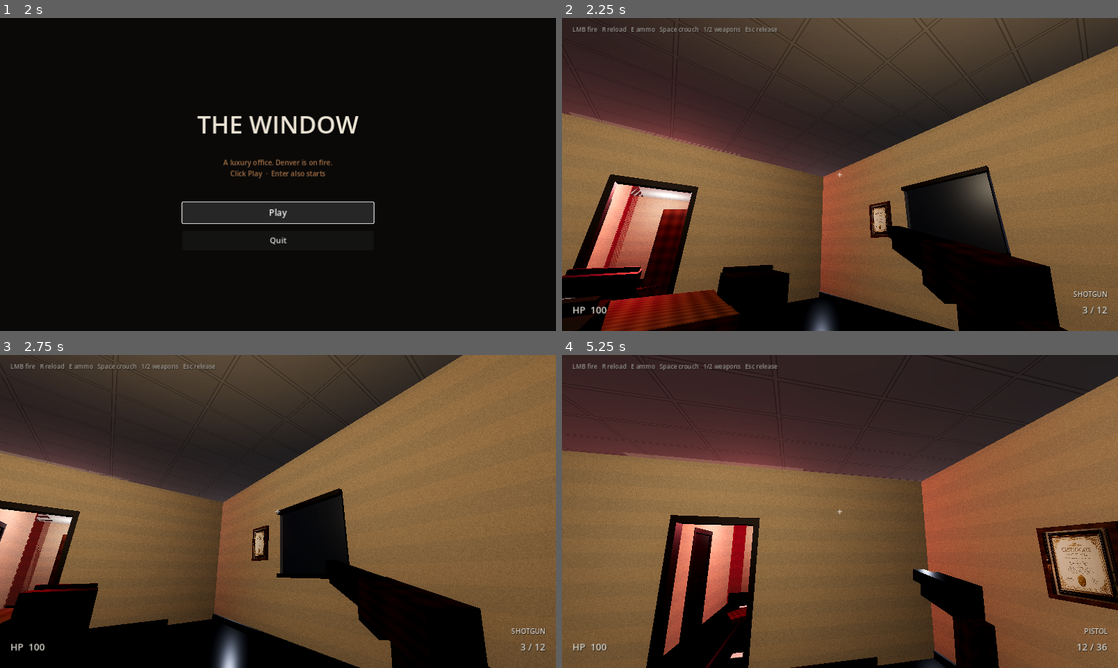
Above: before the commit, frames 1-4 (two rows, left to right).
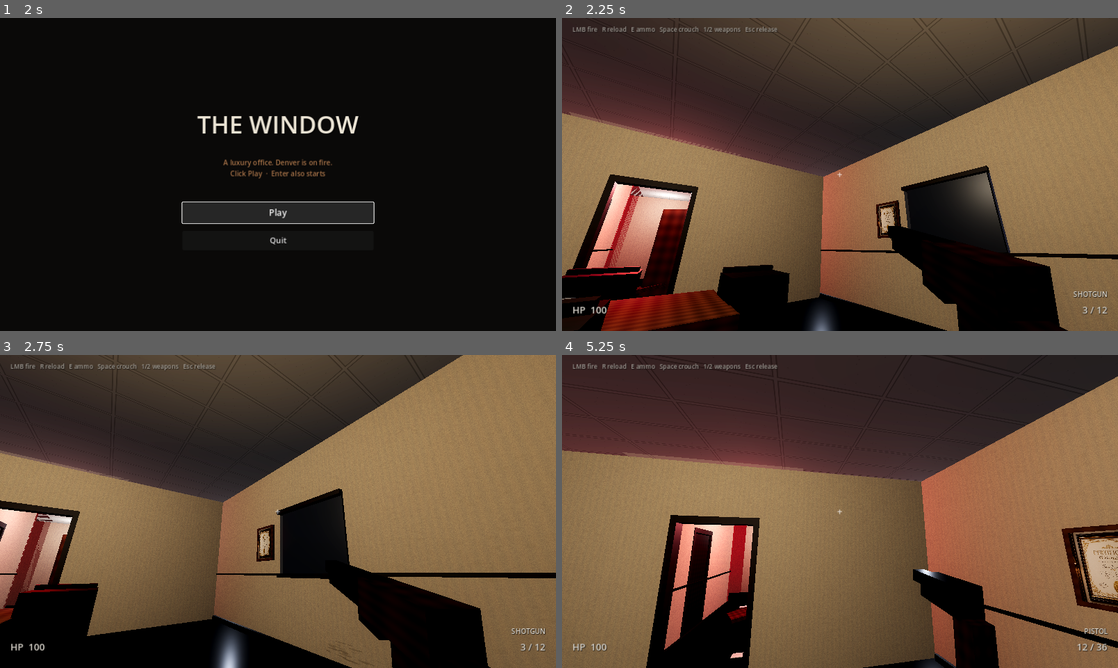
Above: after the commit, the same moments.

Repository: RobleusCaesar/office-greybox
Game: Godot game, scene res://scenes/title.tscn
Same seed, same stepped clock (60 frames per second), same inputs: the game is played once before the commit and once after it.
Inputs (mouse positions are in pixels of both pictures, inside the frame that each line leads up to):
- Up to frame 1 (2 s): click "Play" at 0.5 s; click "Play" at 1.25 s
- Up to frame 2 (2.25 s): tap Enter (ui_accept) at 2 s; move the mouse to (962, 158) at 2.02 s; hold D (move_right) from 2.03 s (still down); hold Space (crouch) from 2.03 s (still down); click (962, 158) at 2.17 s
- Up to frame 3 (2.75 s): keep holding D (move_right); keep holding Space (crouch); tap Enter (ui_accept) at 2.27 s
- Up to frame 4 (5.25 s): move the mouse to (812, 511) at 2.77 s; release D (move_right) at 2.78 s; release Space (crouch) at 2.78 s; hold W (move_forward) from 2.78 s (still down); click (812, 511) at 2.85 s; tap Enter (ui_accept) at 3.02, 4.52 s; move the mouse to (851, 505) at 3.52 s; hold E (interact) 3.53-4.28 s; move the mouse to (834, 517) at 4.27 s; tap 1 (weapon_1) at 4.35 s; move the mouse to (878, 514) at 5.02 s; hold 2 (weapon_2) from 5.03 s (still down)

Frame 1 is identical in both runs. In frame 2, 5.8% of the frame differs, in the area x 0-100%, y 9-100%; in frame 3, 6.9%; in frame 4, 9.1%, in the area x 0-100%, y 6-100%.

Commit message:
Prioritize walls: readable plaster, trim, scuffs, more paper
Founder lock — the window stays the hero. Paint grain tiles at room
scale, dark baseboards and chair rails follow the L, scuffs and framed
maps/certificates dress the rooms. Desk stays quiet and off the first
east look.

Co-authored-by: RobleusCaesar <RobleusCaesar@users.noreply.github.com>

Diff:
--- /dev/null
+++ b/materials/mat_trim.tres
@@ -0,0 +1,12 @@
+[gd_resource type="StandardMaterial3D" load_steps=2 format=3]
+
+[ext_resource type="Texture2D" path="res://textures/tex_wood.png" id="1"]
+
+[resource]
+resource_name = "PaintedTrim"
+albedo_color = Color(0.18, 0.14, 0.11, 1)
+albedo_texture = ExtResource("1")
+metallic = 0.0
+roughness = 0.48
+uv1_scale = Vector3(2.2, 2.2, 2.2)
+uv1_triplanar = true
--- a/materials/mat_wall.tres
+++ b/materials/mat_wall.tres
@@ -4,9 +4,10 @@
 
 [resource]
 resource_name = "WallWarmPlaster"
-albedo_color = Color(0.86, 0.80, 0.70, 1)
+albedo_color = Color(0.94, 0.90, 0.82, 1)
 albedo_texture = ExtResource("1")
 metallic = 0.0
-roughness = 0.88
-uv1_scale = Vector3(0.35, 0.35, 0.35)
+roughness = 0.86
+uv1_scale = Vector3(1.7, 1.7, 1.7)
 uv1_triplanar = true
+uv1_triplanar_sharpness = 4.0
--- a/scripts/dressing.gd
+++ b/scripts/dressing.gd
@@ -366,9 +366,9 @@
 	var paint := _tex_mat("res://textures/painting_mountains.png")
 	var cert := _tex_mat("res://textures/painting_certificate.png")
 	_box(ceo, "FrameMountain", Vector3(1.15, 0.8, 0.04), Vector3(32.2, 1.75, 6.62), wood, Vector3.ZERO, false)
-	_quad(ceo, "PaintingMountain", Vector2(1.05, 0.7), Vector3(32.2, 1.75, 6.65), Vector3(0, 180, 0), paint)
+	_quad(ceo, "PaintingMountain", Vector2(1.05, 0.7), Vector3(32.2, 1.75, 6.65), Vector3.ZERO, paint)
 	_box(ceo, "FramePlant", Vector3(0.70, 0.88, 0.04), Vector3(35.15, 1.70, 6.62), wood, Vector3.ZERO, false)
-	_quad(ceo, "PaintingPlant", Vector2(0.62, 0.78), Vector3(35.15, 1.70, 6.65), Vector3(0, 180, 0), cert)
+	_quad(ceo, "PaintingPlant", Vector2(0.62, 0.78), Vector3(35.15, 1.70, 6.65), Vector3.ZERO, cert)
 	_box(ceo, "FrameCert", Vector3(0.55, 0.7, 0.04), Vector3(27.2, 1.7, 14.2), wood, Vector3(0, 90, 0), false)
 	_quad(ceo, "PaintingCert", Vector2(0.48, 0.62), Vector3(27.23, 1.7, 14.2), Vector3(0, 90, 0), paint)
 	# Dead executive — north of desk, off the window walk (Z~14.3, X~33.4)
@@ -542,35 +542,46 @@
 	var root := Node3D.new()
 	root.name = "WallDressing"
 	level.add_child(root)
-	var trim := _tex_mat("res://textures/tex_walnut.png", Color(0.22, 0.14, 0.10), 0.45, 0.05)
-	var scuff := _tex_mat("res://textures/tex_scuff.png", Color(0.55, 0.48, 0.40, 0.55), 0.9)
+	var trim := _mat("res://materials/mat_trim.tres")
+	var scuff := _tex_mat("res://textures/tex_scuff.png", Color(0.50, 0.44, 0.36, 0.62), 0.92)
 	scuff.transparency = BaseMaterial3D.TRANSPARENCY_ALPHA
-	# Baseboards along the main L — interior faces, quiet dark trim
-	var boards := [
-		[Vector3(7.00, 0.06, 0.10), Vector3(7.00, 0.12, 0.04)],
-		[Vector3(0.10, 0.06, 3.25), Vector3(0.04, 0.12, 6.30)],
-		[Vector3(6.90, 0.06, 3.25), Vector3(0.04, 0.12, 6.30)],
-		[Vector3(3.50, 0.06, 11.00), Vector3(0.04, 0.12, 8.80)],
-		[Vector3(3.50, 0.06, 6.40), Vector3(4.80, 0.12, 0.04)],
-		[Vector3(12.50, 0.06, 10.55), Vector3(14.00, 0.12, 0.04)],
-		[Vector3(12.50, 0.06, 13.45), Vector3(14.00, 0.12, 0.04)],
-		[Vector3(22.00, 0.06, 6.70), Vector3(8.00, 0.12, 0.04)],
-		[Vector3(22.00, 0.06, 16.30), Vector3(8.00, 0.12, 0.04)],
-		[Vector3(32.00, 0.06, 6.70), Vector3(11.50, 0.12, 0.04)],
-		[Vector3(32.00, 0.06, 16.30), Vector3(11.50, 0.12, 0.04)],
-		[Vector3(26.18, 0.06, 11.50), Vector3(0.04, 0.12, 5.80)],
+	# Interior-face baseboards + chair rails. Walls are the read, not the desk.
+	var runs := [
+		# pos, size  (baseboard footprint)
+		[Vector3(3.50, 0.0, 0.12), Vector3(6.80, 0.0, 0.04)],
+		[Vector3(0.12, 0.0, 3.25), Vector3(0.04, 0.0, 6.20)],
+		[Vector3(6.88, 0.0, 3.25), Vector3(0.04, 0.0, 6.20)],
+		[Vector3(2.62, 0.0, 8.75), Vector3(0.04, 0.0, 4.20)],
+		[Vector3(4.38, 0.0, 8.75), Vector3(0.04, 0.0, 4.20)],
+		[Vector3(13.80, 0.0, 11.12), Vector3(8.40, 0.0, 0.04)],
+		[Vector3(14.40, 0.0, 12.88), Vector3(7.20, 0.0, 0.04)],
+		[Vector3(22.00, 0.0, 6.62), Vector3(7.60, 0.0, 0.04)],
+		[Vector3(22.00, 0.0, 16.38), Vector3(7.60, 0.0, 0.04)],
+		[Vector3(32.20, 0.0, 6.62), Vector3(10.80, 0.0, 0.04)],
+		[Vector3(32.20, 0.0, 16.38), Vector3(10.80, 0.0, 0.04)],
+		[Vector3(26.16, 0.0, 11.50), Vector3(0.04, 0.0, 5.60)],
+		[Vector3(25.84, 0.0, 7.55), Vector3(0.04, 0.0, 1.70)],
+		[Vector3(25.84, 0.0, 15.45), Vector3(0.04, 0.0, 1.70)],
 	]
 	var i := 0
-	for b in boards:
-		_box(root, "Baseboard_%d" % i, b[1], b[0], trim, Vector3.ZERO, false)
+	for r in runs:
+		var p := r[0] as Vector3
+		var s := r[1] as Vector3
+		_box(root, "Baseboard_%d" % i, Vector3(s.x if s.x > 0.01 else 0.04, 0.10, s.z if s.z > 0.01 else 0.04), Vector3(p.x, 0.05, p.z), trim, Vector3.ZERO, false)
+		_box(root, "ChairRail_%d" % i, Vector3(s.x if s.x > 0.01 else 0.03, 0.035, s.z if s.z > 0.01 else 0.03), Vector3(p.x, 1.04, p.z), trim, Vector3.ZERO, false)
 		i += 1
-	# Lower-wall scuffs — lived-in, not gore
 	var scuffs := [
-		[Vector3(3.2, 0.22, 0.12), Vector2(1.4, 0.28), Vector3(0, 0, 0)],
-		[Vector3(8.8, 0.24, 10.62), Vector2(1.1, 0.26), Vector3(0, 0, 0)],
-		[Vector3(16.4, 0.22, 13.38), Vector2(1.2, 0.24), Vector3(0, 180, 0)],
-		[Vector3(26.22, 0.28, 11.2), Vector2(1.0, 0.32), Vector3(0, 90, 0)],
-		[Vector3(31.0, 0.26, 6.72), Vector2(1.3, 0.28), Vector3(0, 0, 0)],
+		[Vector3(3.40, 0.22, 0.14), Vector2(1.50, 0.30), Vector3(0, 0, 0)],
+		[Vector3(5.80, 0.20, 0.14), Vector2(0.90, 0.22), Vector3(0, 0, 0)],
+		[Vector3(0.14, 0.24, 2.40), Vector2(1.10, 0.26), Vector3(0, 90, 0)],
+		[Vector3(8.90, 0.24, 11.14), Vector2(1.20, 0.28), Vector3(0, 0, 0)],
+		[Vector3(13.20, 0.22, 11.14), Vector2(1.00, 0.24), Vector3(0, 0, 0)],
+		[Vector3(16.60, 0.22, 12.86), Vector2(1.30, 0.26), Vector3(0, 180, 0)],
+		[Vector3(21.20, 0.26, 6.64), Vector2(1.10, 0.28), Vector3(0, 0, 0)],
+		[Vector3(26.18, 0.28, 10.40), Vector2(1.20, 0.34), Vector3(0, 90, 0)],
+		[Vector3(29.80, 0.24, 6.64), Vector2(1.40, 0.28), Vector3(0, 0, 0)],
+		[Vector3(33.40, 0.22, 16.36), Vector2(1.10, 0.24), Vector3(0, 180, 0)],
+		[Vector3(36.20, 0.26, 6.64), Vector2(0.85, 0.22), Vector3(0, 0, 0)],
 	]
 	var j := 0
 	for s in scuffs:
@@ -580,13 +591,19 @@
 	var mountains := _tex_mat("res://textures/painting_mountains.png")
 	var cert := _tex_mat("res://textures/painting_certificate.png")
 	var city := _tex_mat("res://textures/painting_map.png")
-	# Extra wall paper — rooms stay dressed, desk does not become the hero
-	_frame(root, "HallMap", Vector3(14.8, 1.65, 10.62), Vector2(0.85, 0.62), Vector3(0, 0, 0), wood, city)
-	_frame(root, "HallCert", Vector3(18.4, 1.70, 13.38), Vector2(0.48, 0.62), Vector3(0, 180, 0), wood, cert)
-	_frame(root, "ReceptionMap", Vector3(20.6, 1.72, 16.28), Vector2(0.95, 0.68), Vector3(0, 180, 0), wood, city)
-	_frame(root, "ReceptionMountains", Vector3(22.4, 1.70, 6.72), Vector2(1.05, 0.70), Vector3(0, 0, 0), wood, mountains)
-	_frame(root, "CEONorthMap", Vector3(30.4, 1.72, 16.28), Vector2(0.90, 0.64), Vector3(0, 180, 0), wood, city)
-	_frame(root, "BreakCert", Vector3(0.12, 1.60, 4.4), Vector2(0.42, 0.55), Vector3(0, 90, 0), wood, cert)
+	# Paper on walls — lived-in office, not a furniture catalog
+	_frame(root, "HallMap", Vector3(14.60, 1.68, 11.14), Vector2(0.88, 0.62), Vector3(0, 0, 0), wood, city)
+	_frame(root, "HallCert", Vector3(16.90, 1.70, 11.14), Vector2(0.46, 0.60), Vector3(0, 0, 0), wood, cert)
+	_frame(root, "HallMountains", Vector3(17.20, 1.68, 12.86), Vector2(0.92, 0.64), Vector3(0, 180, 0), wood, mountains)
+	_frame(root, "ReceptionMap", Vector3(20.40, 1.72, 16.36), Vector2(0.95, 0.66), Vector3(0, 180, 0), wood, city)
+	_frame(root, "ReceptionCertA", Vector3(22.80, 1.70, 16.36), Vector2(0.44, 0.58), Vector3(0, 180, 0), wood, cert)
+	_frame(root, "ReceptionMountains", Vector3(21.80, 1.70, 6.64), Vector2(1.02, 0.68), Vector3(0, 0, 0), wood, mountains)
+	_frame(root, "DividerCert", Vector3(26.16, 1.68, 10.20), Vector2(0.46, 0.58), Vector3(0, 90, 0), wood, cert)
+	_frame(root, "DividerMap", Vector3(26.16, 1.72, 12.55), Vector2(0.80, 0.58), Vector3(0, 90, 0), wood, city)
+	_frame(root, "CEONorthMap", Vector3(30.20, 1.72, 16.36), Vector2(0.90, 0.64), Vector3(0, 180, 0), wood, city)
+	_frame(root, "CEONorthCert", Vector3(33.10, 1.68, 16.36), Vector2(0.44, 0.56), Vector3(0, 180, 0), wood, cert)
+	_frame(root, "BreakCert", Vector3(0.14, 1.58, 4.20), Vector2(0.42, 0.54), Vector3(0, 90, 0), wood, cert)
+	_frame(root, "BreakMap", Vector3(6.86, 1.62, 4.80), Vector2(0.70, 0.50), Vector3(0, -90, 0), wood, city)
 
 
 func _frame(parent: Node, name: String, pos: Vector3, size: Vector2, rot: Vector3, wood: Material, art: Material) -> void:
@@ -598,6 +615,8 @@
 		face.z -= 0.022
 	elif abs(rot.y - 90.0) < 1.0:
 		face.x += 0.022
+	elif abs(rot.y + 90.0) < 1.0:
+		face.x -= 0.022
 	_quad(parent, name + "Art", size, face, rot, art)
 
 
--- a/scripts/qa_checks.gd
+++ b/scripts/qa_checks.gd
@@ -63,8 +63,22 @@
 		errors.append("executive desk mesh missing")
 	elif desk_n.position.z > 9.15 and desk_n.position.z < 13.85:
 		errors.append("desk is on the first window sightline")
-	if level.get_node_or_null("WallDressing") == null:
+	var walls := level.get_node_or_null("WallDressing")
+	if walls == null:
 		errors.append("wall dressing missing")
+	else:
+		var boards := 0
+		var frames := 0
+		for c in walls.get_children():
+			var nm := String(c.name)
+			if nm.begins_with("Baseboard"):
+				boards += 1
+			elif nm.ends_with("Art") or nm.ends_with("Frame"):
+				frames += 1
+		if boards < 10:
+			errors.append("too few baseboards (%d)" % boards)
+		if frames < 10:
+			errors.append("too little wall art (%d)" % frames)
 	if level.get_node_or_null("FutureAssetSlots/Bathroom/Toilet_1") == null:
 		errors.append("bathroom toilets missing")
 	if level.get_node_or_null("FutureAssetSlots/Bathroom/Urinal_0") == null:
Binary file changed: textures/tex_plaster.png
Not shown, changed: README.md
